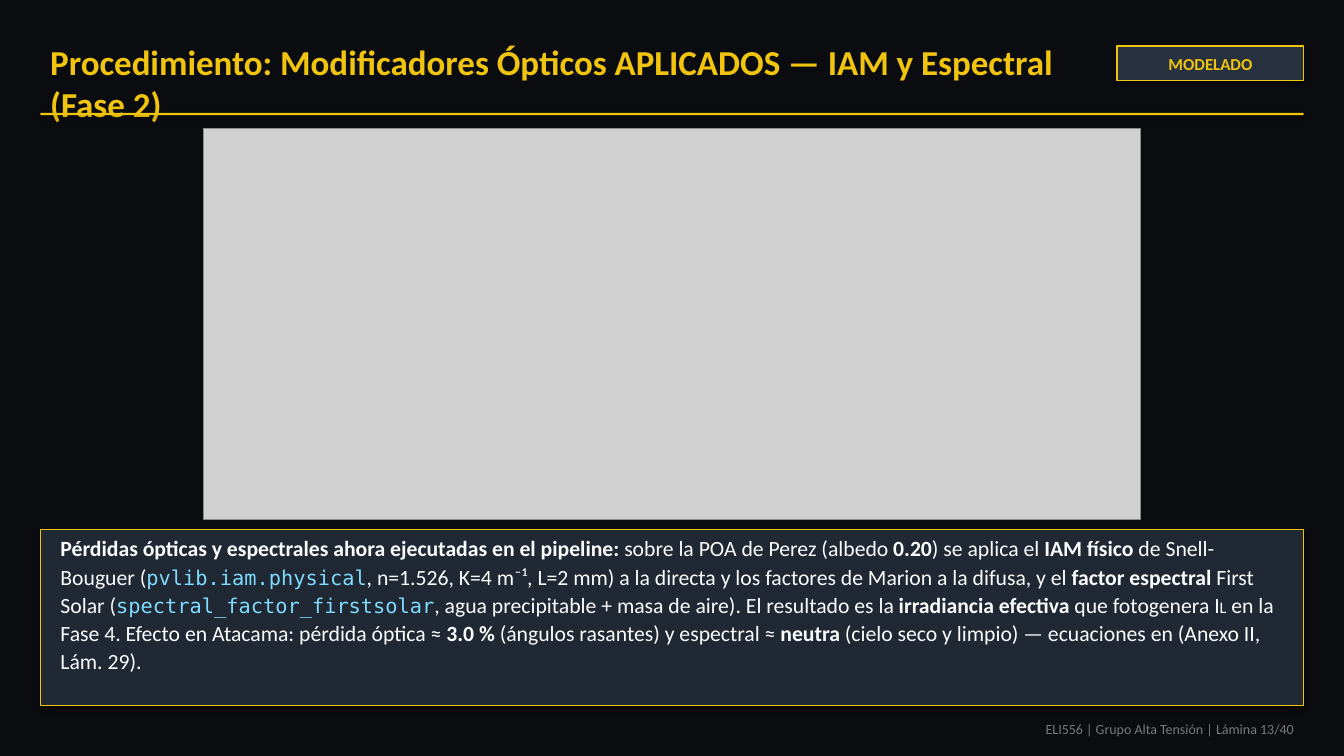
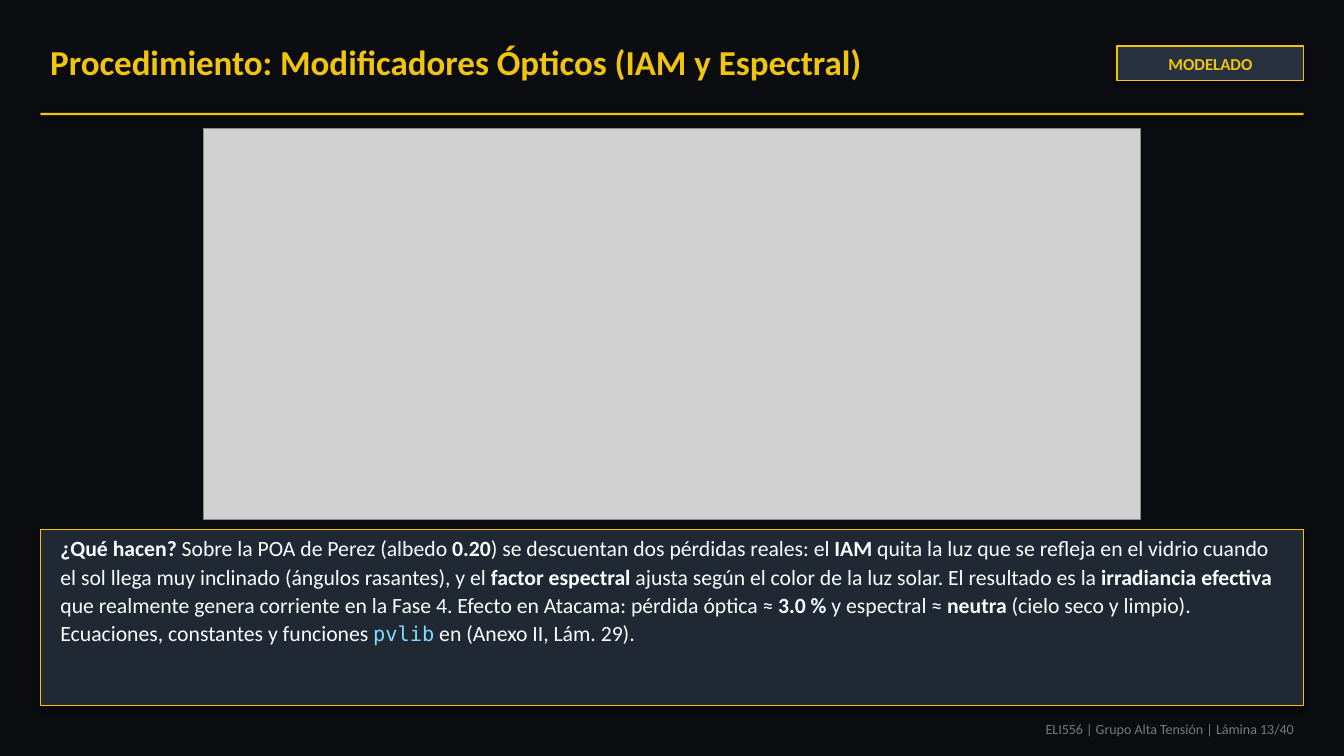
Before and after one commit to theChosen16/t2-paneles, a slide deck: slide 13 of output/Presentacion_Final_ELI556_Atacama_POA_Tarea2_revisado.pptx. Drawn at 1344x756 pixels with LibreOffice and Linux fonts; fonts in the diff are those of the drawing; grey boxes stand for pictures. Boxes give left, top, right and bottom in pixels: in the first picture for what was removed or moved away, otherwise in the second. Text is boxed around its words. In the diff, an @@ line names an element or a change of style, - is before the commit and + after.

Commit message:
fix: corrige desbordes de texto y simplifica explicacion de modificadores opticos
- Simplifica la vineta de modificadores opticos en la lamina de Marco Teorico
  (lenguaje simple, detalle tecnico remitido al Anexo II)
- Acorta titulo y pie de la lamina de modificadores opticos, moviendo el
  detalle de implementacion al Anexo II
- Corrige desborde de tabla en la lamina de Sintesis (chocaba con el pie de pagina)
- Corrige desborde de etiqueta y titulo en la lamina de Recurso Real
- Corrige desborde del panel de funciones pvlib en el Anexo de herramientas
- Ajusta alturas de panel en el Anexo XIII para evitar desborde

```diff
--- a/output/Presentacion_Final_ELI556_Atacama_POA_Tarea2_revisado.pptx
+++ b/output/Presentacion_Final_ELI556_Atacama_POA_Tarea2_revisado.pptx
@@ text at [50,46,861,81]: text changed @@
-Procedimiento: Modificadores Ópticos APLICADOS — IAM y Espectral (Fase 2)
+Procedimiento: Modificadores Ópticos (IAM y Espectral)
@@ text at [60,540,1272,646]: text changed @@
-Pérdidas ópticas y espectrales ahora ejecutadas en el pipeline: sobre la POA de Perez (albedo 0.20) se aplica el IAM físico de Snell-Bouguer (pvlib.iam.physical, n=1.526, K=4 m⁻¹, L=2 mm) a la directa y los factores de Marion a la difusa, y el factor espectral First Solar (spectral_factor_firstsolar, agua precipitable + masa de aire). El resultado es la irradiancia efectiva que fotogenera IL en la Fase 4. Efecto en Atacama: pérdida óptica ≈ 3.0 % (ángulos rasantes) y espectral ≈ neutra (cielo seco y limpio) — ecuaciones en (Anexo II, Lám. 29).
+¿Qué hacen? Sobre la POA de Perez (albedo 0.20) se descuentan dos pérdidas reales: el IAM quita la luz que se refleja en el vidrio cuando el sol llega muy inclinado (ángulos rasantes), y el factor espectral ajusta según el color de la luz solar. El resultado es la irradiancia efectiva que realmente genera corriente en la Fase 4. Efecto en Atacama: pérdida óptica ≈ 3.0 % y espectral ≈ neutra (cielo seco y limpio). Ecuaciones, constantes y funciones pvlib en (Anexo II, Lám. 29).
```
Also in this commit, not shown: 5 other slides changed, 1 other file.
